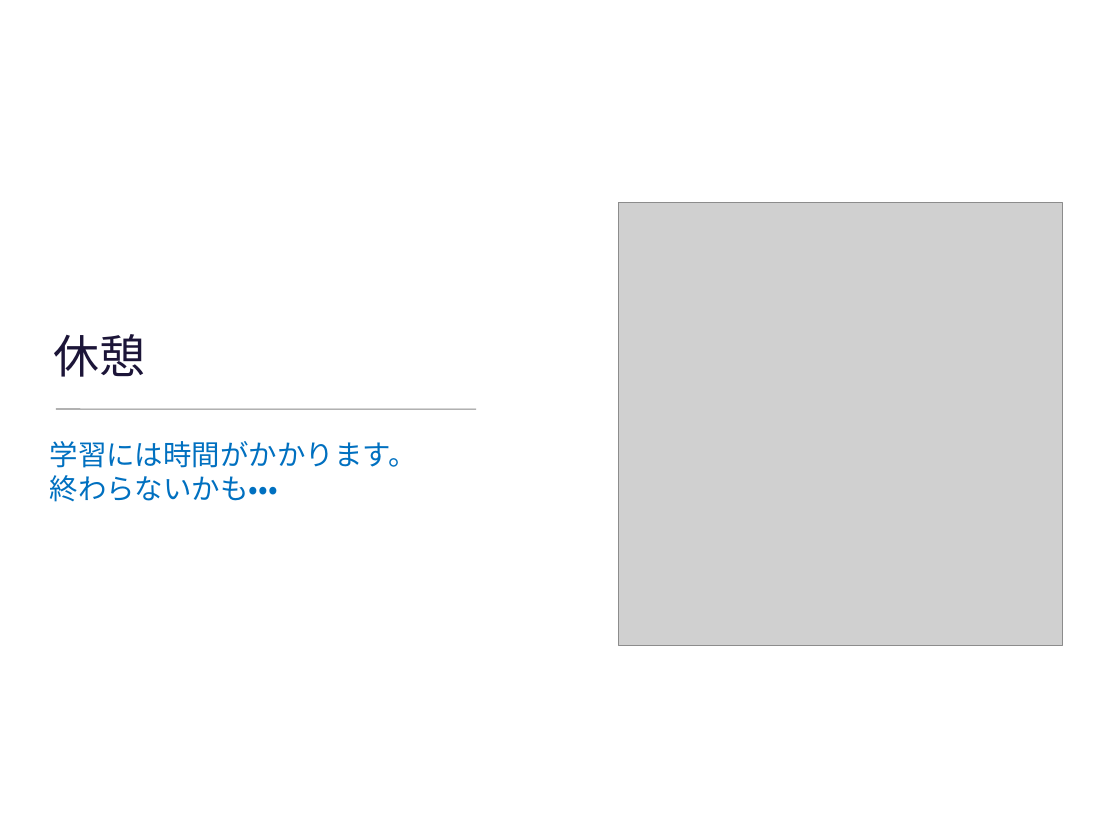
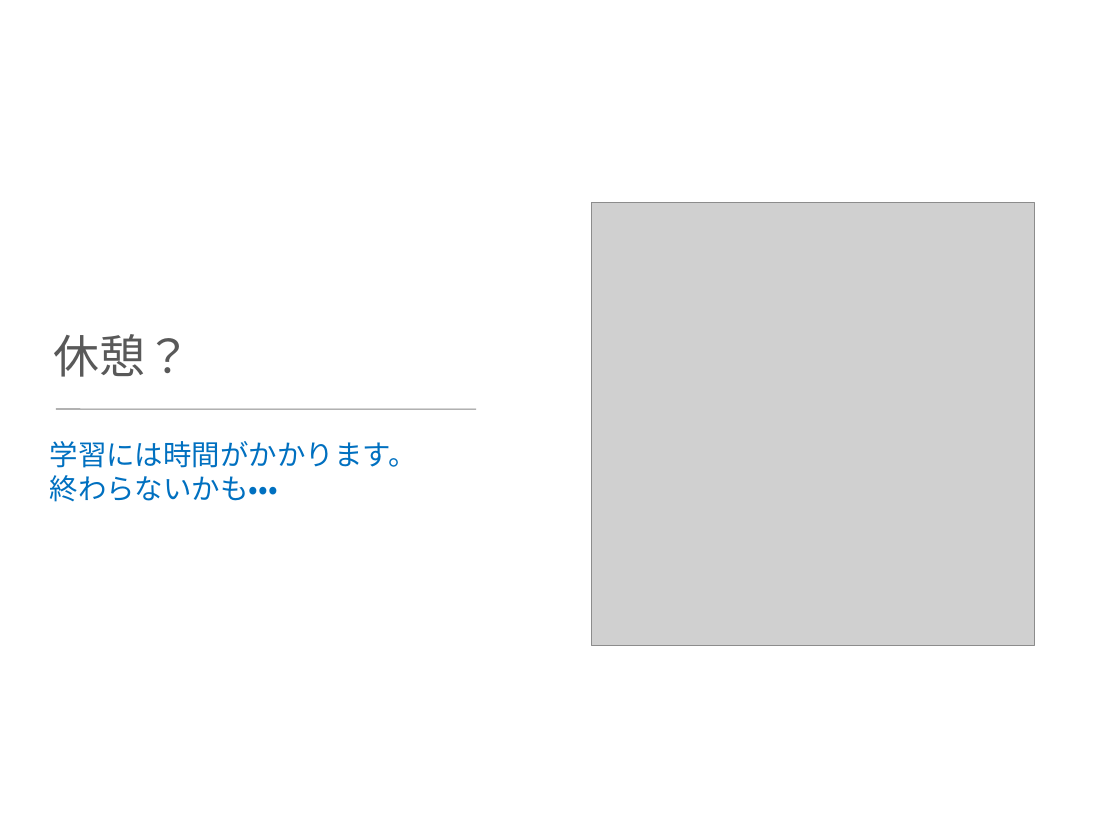
Before and after one commit to tuxedocat/ss2012, a slide deck: slide 17 of ss2012_slide.pptx. Drawn at 1120x840 pixels with LibreOffice and Linux fonts; fonts in the diff are those of the drawing; grey boxes stand for pictures. Boxes give left, top, right and bottom in pixels: in the first picture for what was removed or moved away, otherwise in the second. Text is boxed around its words. In the diff, an @@ line names an element or a change of style, - is before the commit and + after.

```diff
--- a/ss2012_slide.pptx
+++ b/ss2012_slide.pptx
@@ picture: place and size @@
-picture at <box>619,202,1063,646</box>
+picture at <box>591,202,1034,646</box>
@@ title at <box>54,334,192,377</box>: text changed; text colour #1C1538 to #595959 @@
-休憩
+休憩？
```
Also in this commit, not shown: 18 other slides changed, 1 slide added.
